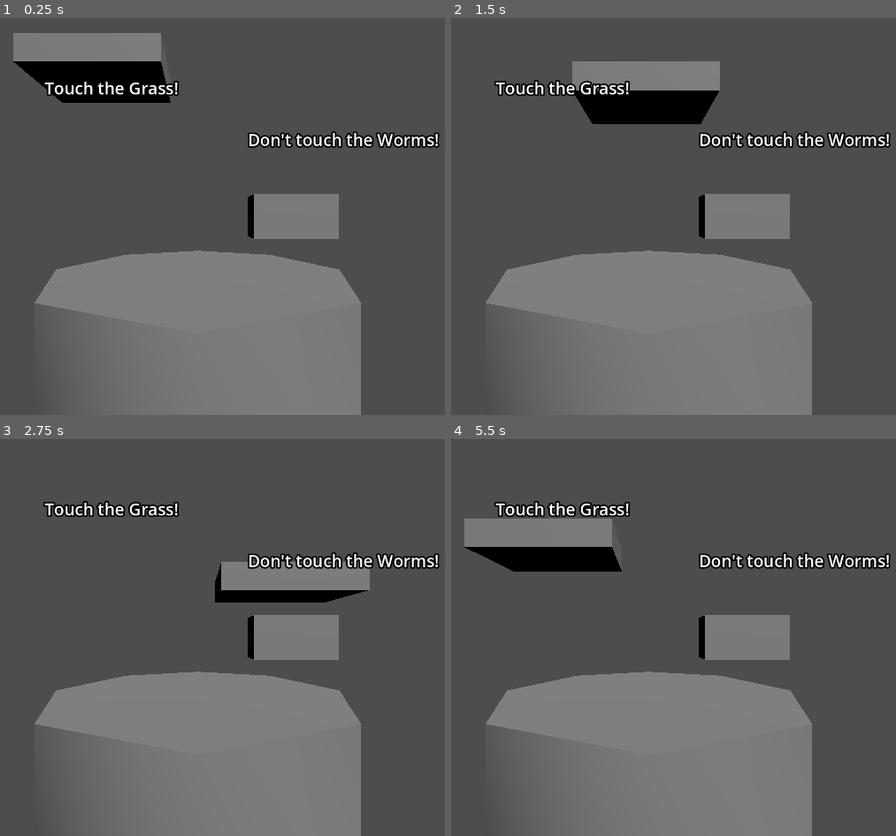
Above: before the commit, frames 1-4 (two rows, left to right).
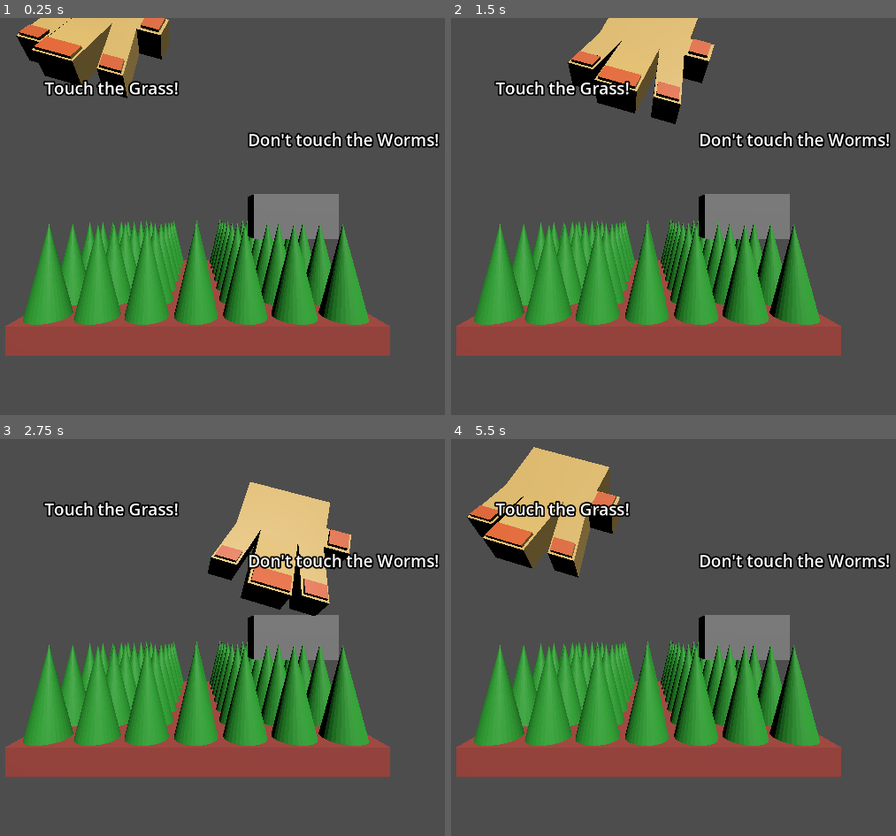
Above: after the commit, the same moments.

Repository: klaro115/MiniGameJam_July2025
Game: Godot game, scene res://TouchGrass/TouchGrassScene.tscn
Same seed, same stepped clock (60 frames per second), same inputs: the game is played once before the commit and once after it. This scene is started directly instead of the project's main scene.
Inputs (mouse positions are in pixels of both pictures, inside the frame that each line leads up to):
- Up to frame 1 (0.25 s): no input
- Up to frame 2 (1.5 s): tap Enter at 0.5 s; move the mouse to (802, 196) at 0.52 s; hold Right (ui_right) 0.53-1.28 s; click (802, 196) at 0.67 s; move the mouse to (508, 236) at 1.27 s; hold Down (ui_down) from 1.28 s (still down); click (508, 236) at 1.42 s
- Up to frame 3 (2.75 s): move the mouse to (267, 550) at 2.02 s; release Down (ui_down) at 2.03 s; hold Right (ui_right) from 2.03 s (still down); click (267, 550) at 2.17 s
- Up to frame 4 (5.5 s): move the mouse to (611, 716) at 2.77 s; release Right (ui_right) at 2.78 s; hold Up (ui_up) 2.78-3.53 s; click (611, 716) at 2.92 s; move the mouse to (860, 697) at 3.52 s; hold Left (ui_left) 3.53-5.03 s; click (860, 697) at 3.67 s; move the mouse to (outside the picture) at 4.27 s; click (outside the picture) at 4.42 s; move the mouse to (682, 637) at 5.02 s; hold Down (ui_down) from 5.03 s (still down); click (682, 637) at 5.17 s

The runs differ from the first frame. In frame 1, 38% of the frame differs, in the area x 1-88%, y 0-100%; in frame 2, 39%; in frame 3, 39%; in frame 4, 39%, in the area x 1-88%, y 2-100%.

Commit message:
Changed grass and hand models

Diff:
--- a/TouchGrass/TouchGrassMinigame.gd
+++ b/TouchGrass/TouchGrassMinigame.gd
@@ -58,7 +58,7 @@
 	if node == null:
 		return null
 
-	while node is not SubViewportContainer:
+	while node is not SubViewport:
 		node = node.get_parent()
 	return node
 
--- a/TouchGrass/TouchGrassScene.tscn
+++ b/TouchGrass/TouchGrassScene.tscn
@@ -1,7 +1,9 @@
-[gd_scene load_steps=3 format=3 uid="uid://bu6tyyaamv4j7"]
+[gd_scene load_steps=5 format=3 uid="uid://bu6tyyaamv4j7"]
 
 [ext_resource type="Script" uid="uid://doy1xkeiob2n0" path="res://GameManager.gd" id="1_q2tj8"]
 [ext_resource type="Script" uid="uid://d1pt41slojj2k" path="res://TouchGrass/TouchGrassMinigame.gd" id="2_jtero"]
+[ext_resource type="PackedScene" uid="uid://cwrowj6bu741n" path="res://hand.glb" id="3_i2d3t"]
+[ext_resource type="PackedScene" uid="uid://c5m157rbeende" path="res://grass.glb" id="4_xsb47"]
 
 [node name="TouchGrassScene" type="Node3D"]
 script = ExtResource("1_q2tj8")
@@ -9,15 +11,19 @@
 [node name="TouchGrass" type="Node3D" parent="." node_paths=PackedStringArray("hand", "pot", "worm", "label_worms")]
 script = ExtResource("2_jtero")
 hand = NodePath("Hand")
-pot = NodePath("Pot")
+pot = NodePath("grass")
 worm = NodePath("Worms")
 label_worms = NodePath("Label_AvoidWorm")
 
-[node name="Pot" type="CSGCylinder3D" parent="TouchGrass"]
-transform = Transform3D(3.50083, 0, 0, 0, 0.664136, 0, 0, 0, 3.50083, 0.000691831, -1.31989, 0.00201988)
+[node name="Hand" type="Node3D" parent="TouchGrass"]
+transform = Transform3D(1.54444, 0, 0, 0, 0.29906, 0, 0, 0, 1, 0, 1.76875, 0)
 
-[node name="Hand" type="CSGBox3D" parent="TouchGrass"]
-transform = Transform3D(1.54444, 0, 0, 0, 0.29906, 0, 0, 0, 1, 0, 1.76875, 0)
+[node name="HandBox" type="CSGBox3D" parent="TouchGrass/Hand"]
+transform = Transform3D(1, 0, 0, 0, 1, 0, 0, 0, 1, 0, 0, 0)
+visible = false
+
+[node name="handModel" parent="TouchGrass/Hand" instance=ExtResource("3_i2d3t")]
+transform = Transform3D(-0.11307, 0.035961, -0.371105, -1.75907, 0.748711, 0.608514, 0.219369, 0.555492, -0.0493295, 0.0636273, -0.909989, -0.905793)
 
 [node name="Worms" type="CSGBox3D" parent="TouchGrass"]
 transform = Transform3D(1, 0, 0, 0, 0.518445, 0, 0, 0, 0.340257, 0, -0.496649, 0)
@@ -30,6 +36,9 @@
 transform = Transform3D(1, 0, 0, 0, 1, 0, 0, 0, 1, 1.40366, 0.741029, 0.708129)
 text = "Don't touch the Worms!"
 
+[node name="grass" parent="TouchGrass" instance=ExtResource("4_xsb47")]
+transform = Transform3D(1, 0, 0, 0, 1, 0, 0, 0, 1, 0, -0.991395, 0)
+
 [node name="Camera3D" type="Camera3D" parent="."]
 transform = Transform3D(1, 0, 0, 0, 1, 0, 0, 0, 1, 0, 0, 3.20034)
 
Binary file added: grass.glb
Not shown, added: grass.glb.import
